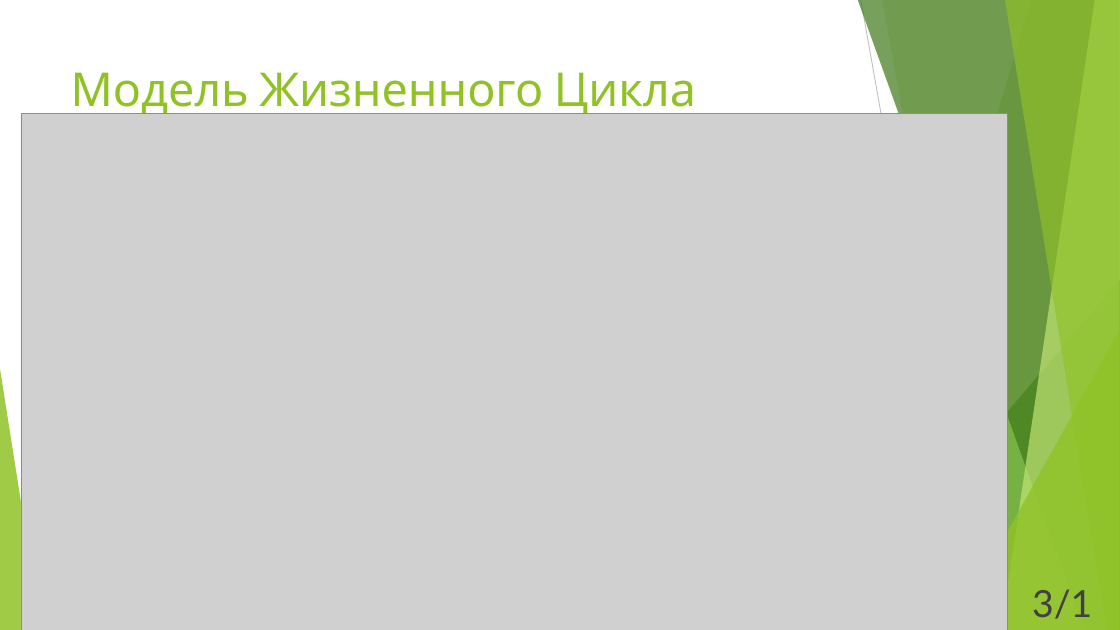
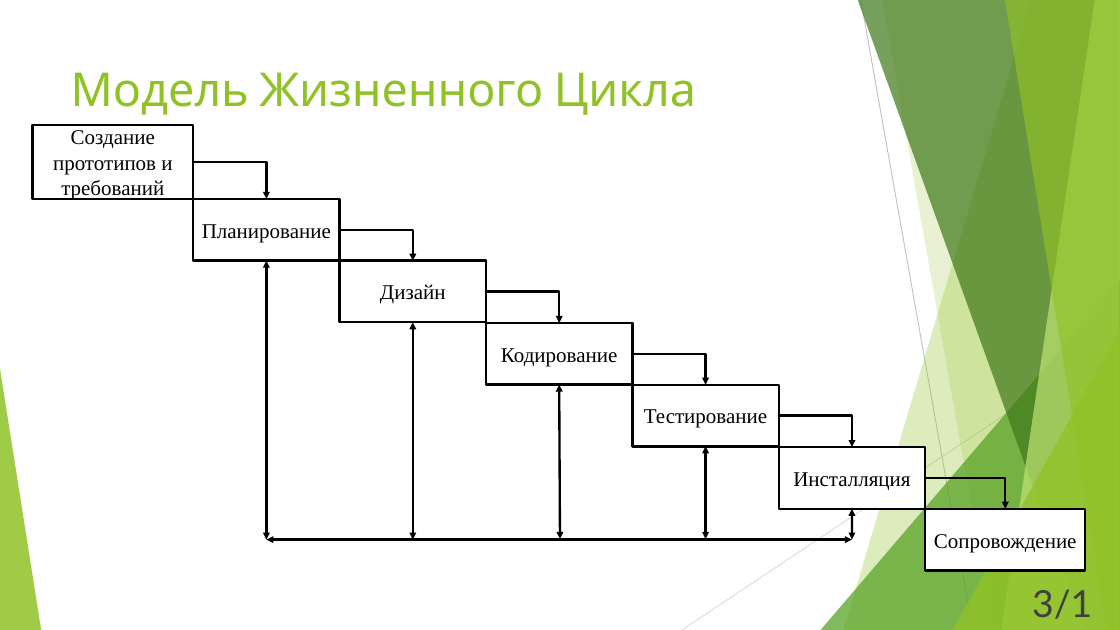
Before and after one commit to AlfaToad/MDK, a slide deck: slide 3 of documents/presentation/Электроный Дневник Политеха.pptx. Drawn at 1120x630 pixels with LibreOffice and Linux fonts; fonts in the diff are those of the drawing; grey boxes stand for pictures. Boxes give left, top, right and bottom in pixels: in the first picture for what was removed or moved away, otherwise in the second. Text is boxed around its words. In the diff, an @@ line names an element or a change of style, - is before the commit and + after.

Commit message:
Презентация

```diff
--- a/documents/presentation/Электроный Дневник Политеха.pptx
+++ b/documents/presentation/Электроный Дневник Политеха.pptx
@@ picture removed at box(21, 113, 1007, 630) @@
@@ rectangle added at box(33, 125, 193, 199), fill #FFFFFF, outline #000000 2 pt, 18 pt, text #000000 @@
+Создание прототипов и требований
@@ elbow arrow added from (193, 162) to (266, 199), #000000 2 pt @@
@@ rectangle added at box(193, 199, 339, 260), fill #FFFFFF, outline #000000 2 pt, 18 pt, text #000000 @@
+Планирование
@@ elbow arrow added from (339, 230) to (413, 260), #000000 2 pt @@
@@ double arrow added from (266, 260) to (266, 539), #000000 2 pt @@
@@ rectangle added at box(339, 260, 486, 322), fill #FFFFFF, outline #000000 2 pt, 18 pt, text #000000 @@
+Дизайн
@@ elbow arrow added from (486, 292) to (560, 323), #000000 2 pt @@
@@ double arrow added from (413, 539) to (413, 323), #000000 2 pt @@
@@ rectangle added at box(486, 323, 633, 385), fill #FFFFFF, outline #000000 2 pt, 18 pt, text #000000 @@
+Кодирование
@@ elbow arrow added from (633, 354) to (706, 385), #000000 2 pt @@
@@ double arrow added from (560, 539) to (560, 385), #000000 2 pt @@
@@ rectangle added at box(633, 385, 779, 446), fill #FFFFFF, outline #000000 2 pt, 18 pt, text #000000 @@
+Тестирование
@@ elbow arrow added from (779, 416) to (852, 447), #000000 2 pt @@
@@ double arrow added from (706, 446) to (706, 539), #000000 2 pt @@
@@ rectangle added at box(779, 447, 925, 508), fill #FFFFFF, outline #000000 2 pt, 18 pt, text #000000 @@
+Инсталляция
@@ elbow arrow added from (925, 478) to (1006, 509), #000000 2 pt @@
@@ double arrow added from (852, 539) to (852, 509), #000000 2 pt @@
@@ rectangle added at box(925, 509, 1086, 571), fill #FFFFFF, outline #000000 2 pt, 18 pt, text #000000 @@
+Сопровождение
@@ double arrow added from (266, 539) to (852, 539), #000000 2 pt @@
```
